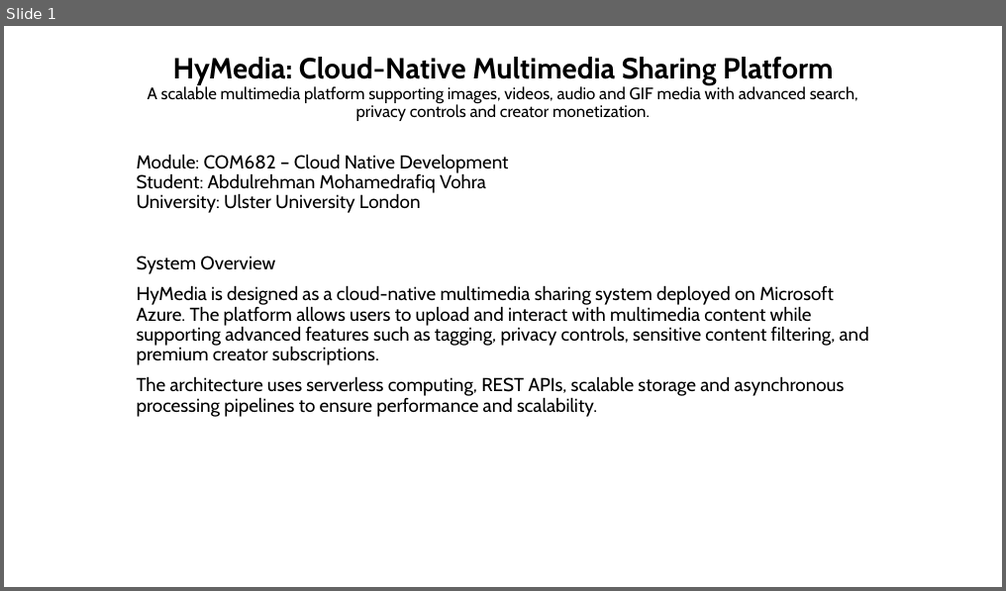
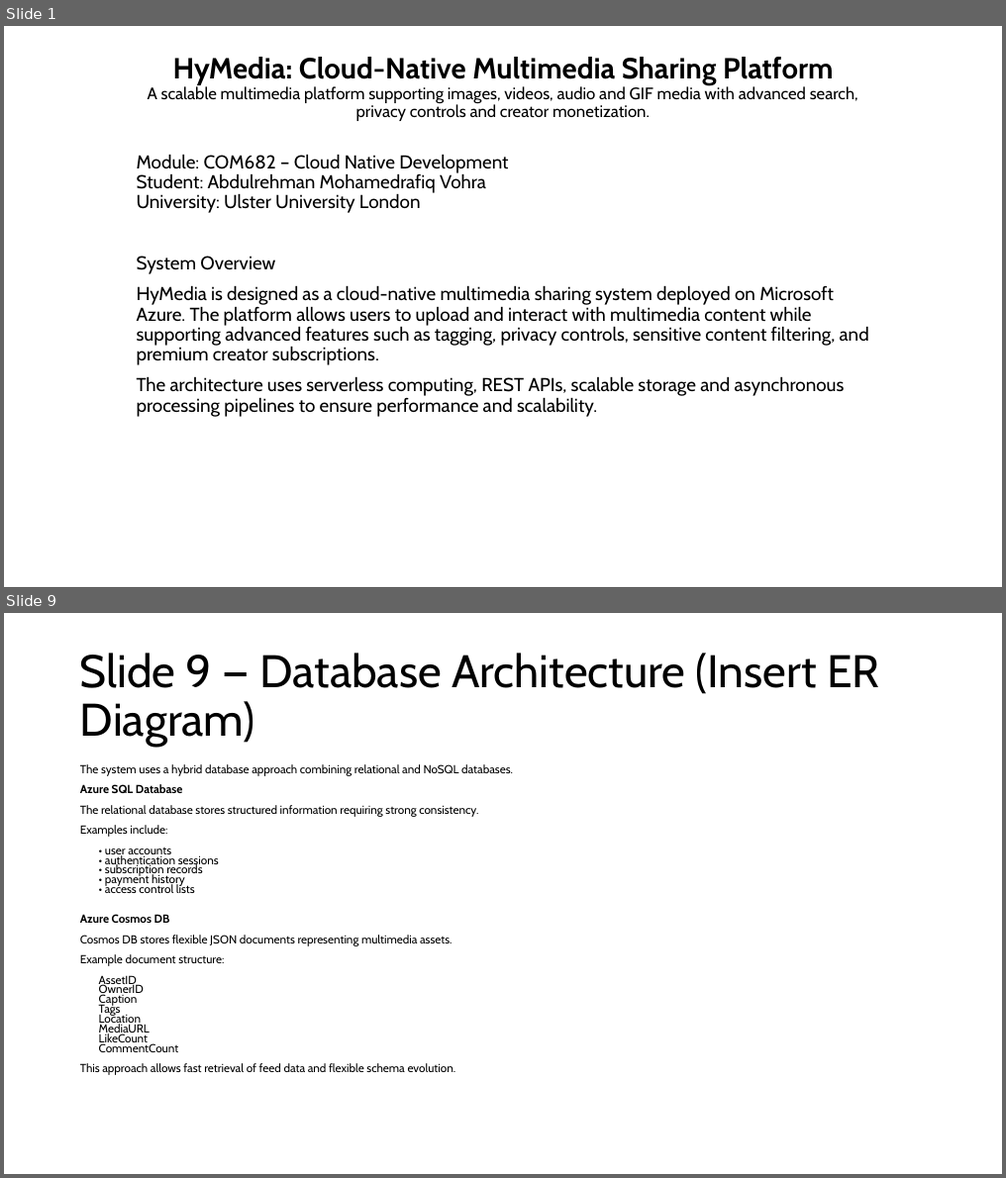
Before and after one commit to Abdulrehman-glitch/HyMedia, a slide deck: CW1_Submission.pptx. Shown one above the other, each under a label of ours: slide 1 before the commit, slides 1 and 9 after it; the slides between them are not shown. The pictures are 1006x591 and 1006x1178 pixels, drawn with LibreOffice and Linux fonts; fonts in the diff are those of the drawing. Boxes give left, top, right and bottom in pixels: in the first picture for what was removed or moved away, otherwise in the second. Text is boxed around its words. In the diff, an @@ line names an element or a change of style, - is before the commit and + after.

```diff
--- a/CW1_Submission.pptx
+++ b/CW1_Submission.pptx
@@ slide 9 added at (x1=4, y1=613, x2=1002, y2=1174), background #FFFFFF @@
@@ title added at (x1=80, y1=653, x2=879, y2=747), 44 pt, text #000000 @@
+Slide 9 — Database Architecture (Insert ER Diagram)
@@ text added at (x1=80, y1=764, x2=513, y2=1075), 11.2 pt, text #000000 @@
+The system uses a hybrid database approach combining relational and NoSQL databases.
+Azure SQL Database
+The relational database stores structured information requiring strong consistency.
+Examples include:
+• user accounts
+• authentication sessions
+• subscription records
+• payment history
+• access control lists
+Azure Cosmos DB
+Cosmos DB stores flexible JSON documents representing multimedia assets.
+Example document structure:
+AssetID
+OwnerID
+Caption
+Tags
+Location
+MediaURL
+LikeCount
+CommentCount
+This approach allows fast retrieval of feed data and flexible schema evolution.
```
Also in this commit, not shown: 13 other slides added.
